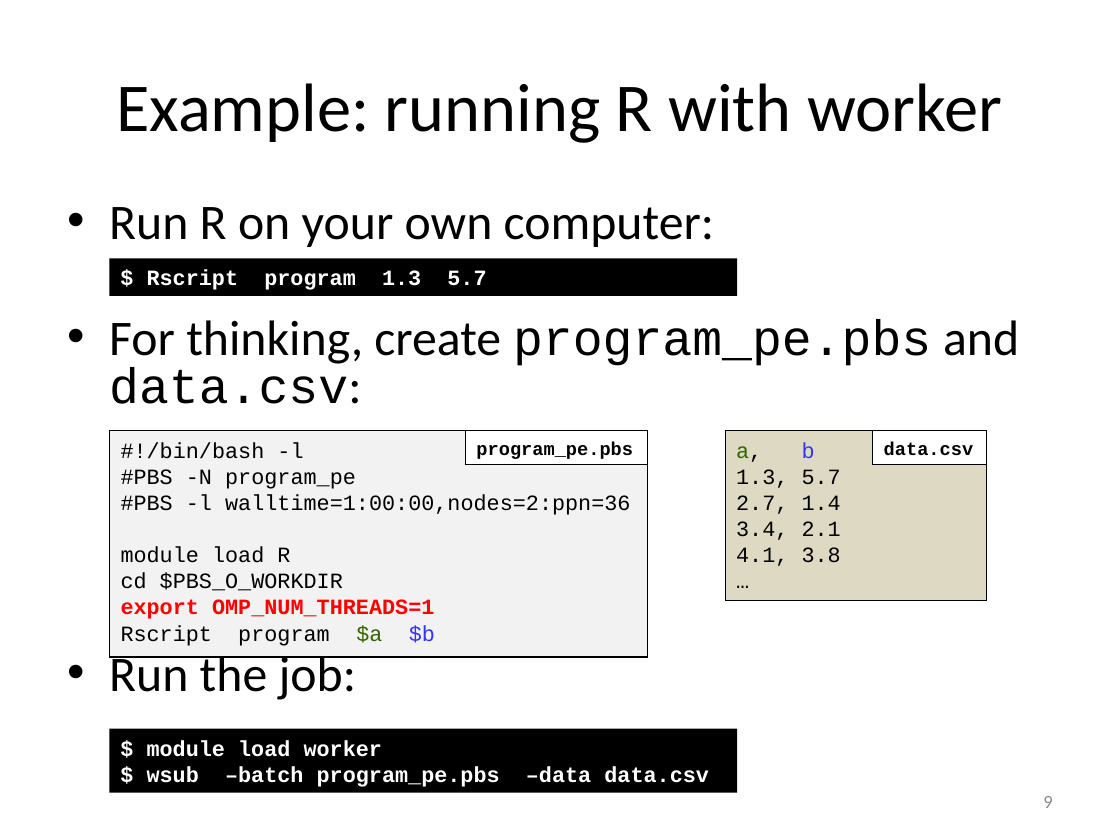
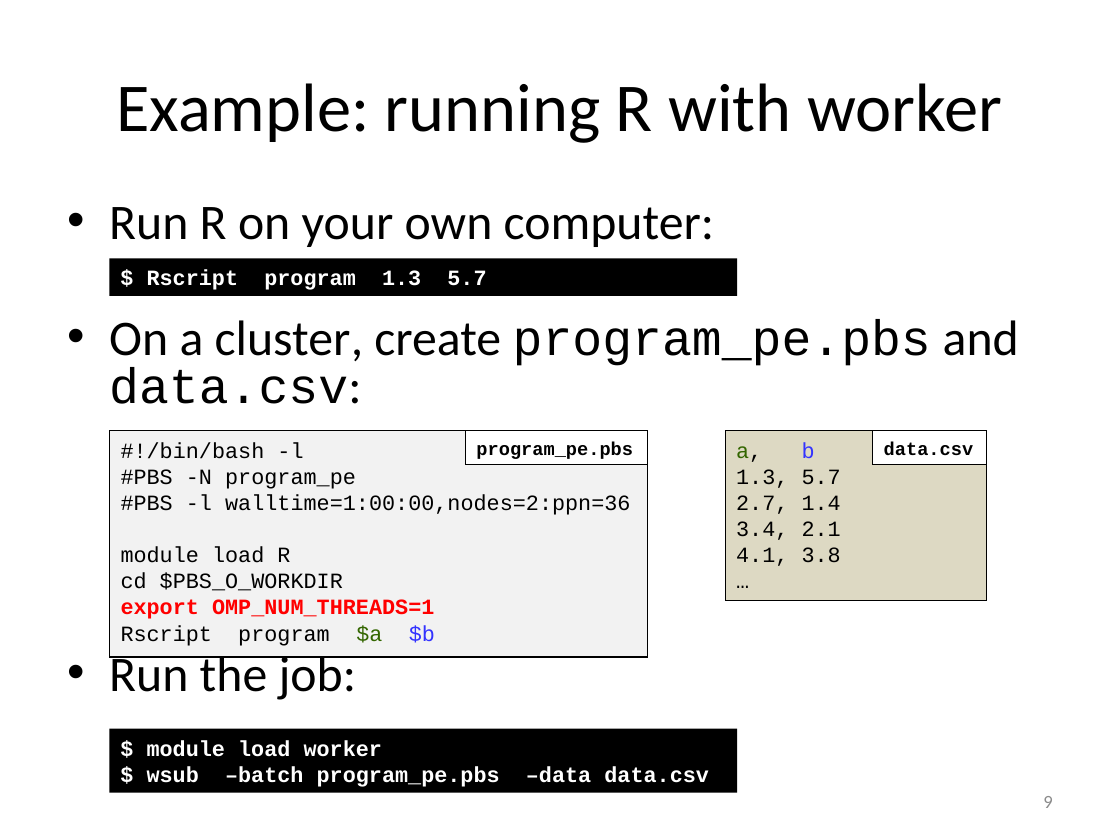
Before and after one commit to gjbex/worker-and-atools, a slide deck: slide 9 of worker_atools.pptx. Drawn at 1120x840 pixels with LibreOffice and Linux fonts; fonts in the diff are those of the drawing. Boxes give left, top, right and bottom in pixels: in the first picture for what was removed or moved away, otherwise in the second. Text is boxed around its words. In the diff, an @@ line names an element or a change of style, - is before the commit and + after.

Commit message:
Fix typos, replace thinking by something generic

```diff
--- a/worker_atools.pptx
+++ b/worker_atools.pptx
@@ text at [109,319,1019,404]: text changed; font Calibri to Courier New @@
-• For thinking, create program_pe.pbs and data.csv:
+• On a cluster, create program_pe.pbs and data.csv:
```
Also in this commit, not shown: 2 other slides changed.
